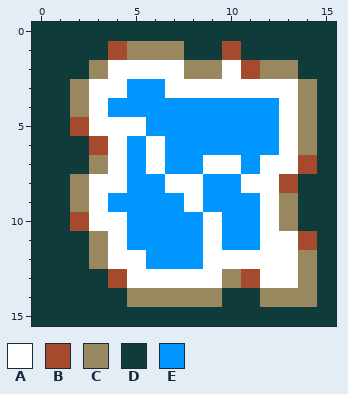
Pixel-art file: ProjectMicro/Assets/Art/Tiles/Water_01.aseprite. The picture above was drawn from the file before the commit.
16x16 pixels, 1 frame.
Palette (. is transparent): A #ffffff  B #a64a2e  C #98875f  D #0f3b3a  E #0096ff
Pixels before, first column x 0:
 0 DDDDDDDDDDDDDDDD
 1 DDDDBCCCDDBDDDDD
 2 DDDCAAAACCABCCDD
 3 DDCAAEEAAAAAAACD
 4 DDCAEEEEEEEEEACD
 5 DDBAAAEEEEEEEACD
 6 DDDBAEAEEEEEEACD
 7 DDDCAEAEEAAEAABD
 8 DDCAAEEAAEEAABDD
 9 DDCAEEEEAEEEACDD
10 DDBAAEEEEAEEACDD
11 DDDCAEEEEAEEAABD
12 DDDCAAEEEAAAAACD
13 DDDDBAAAAACBAACD
14 DDDDDCCCCCDDCCCD
15 DDDDDDDDDDDDDDDD
After the commit:
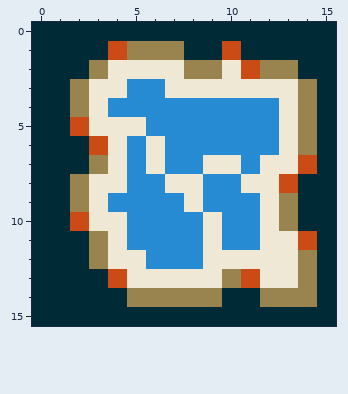
From old to new:
colour A: #ffffff -> #eee8d5
colour B: #a64a2e -> #cb4b16
colour C: #98875f -> #99834f
colour D: #0f3b3a -> #002b36
colour E: #0096ff -> #268bd2
Where, in picture pixels (left, top, right, bottom), the same in both pictures:
changed: (32, 22, 336, 326)
